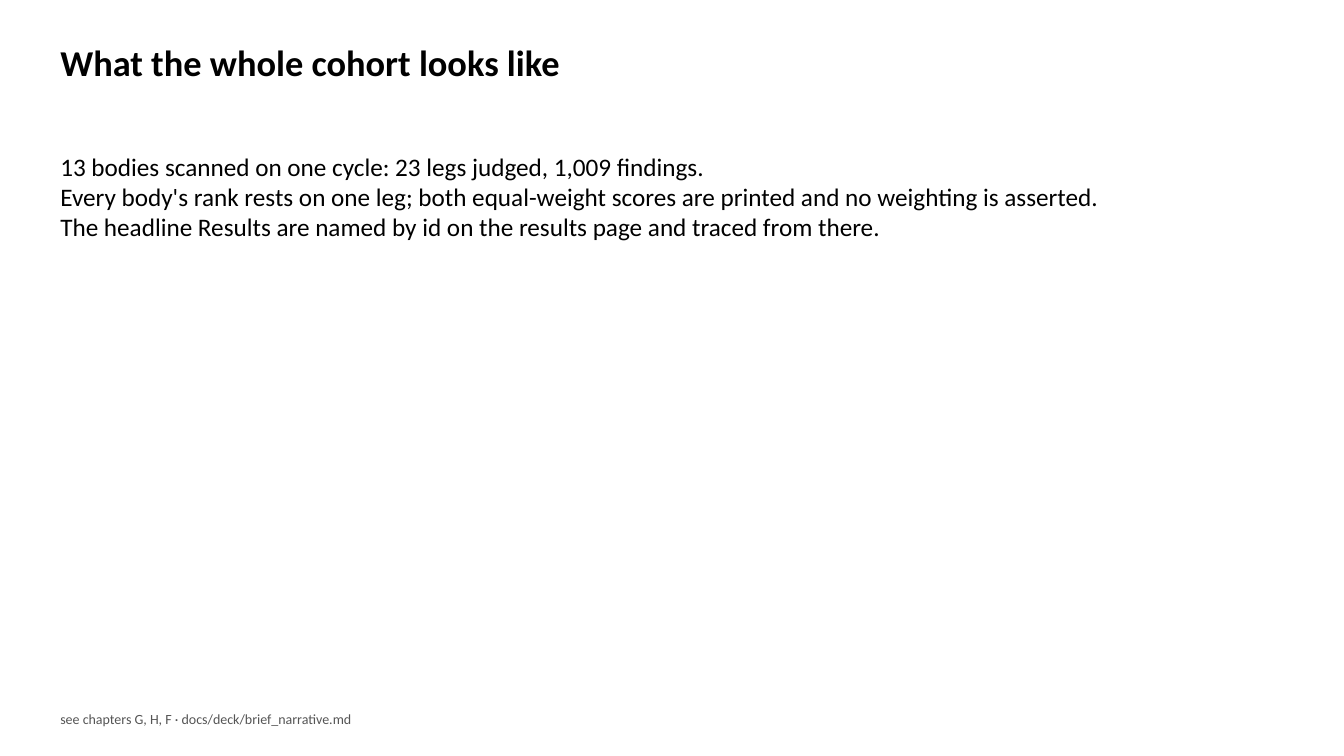
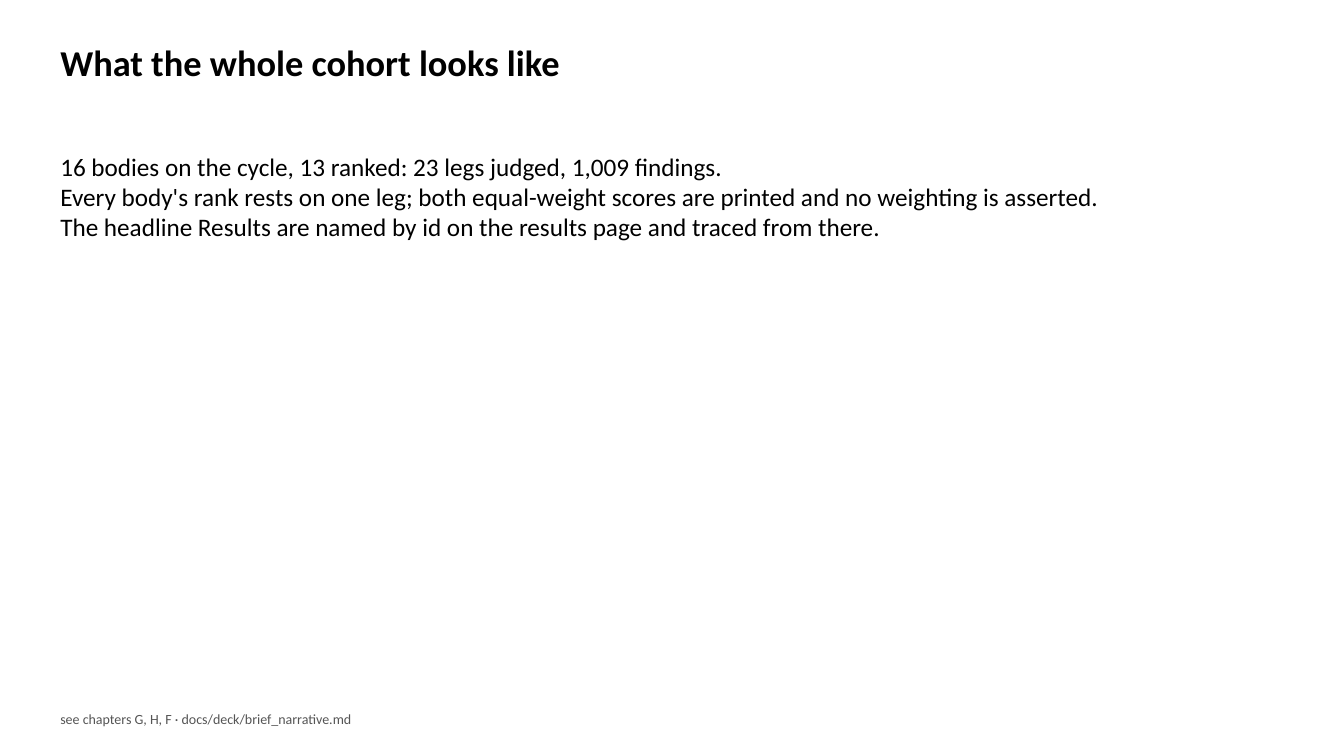
Before and after one commit to brockwebb/ai-readiness-kg, a slide deck: slide 9 of docs/deck/brief_deck.pptx. Drawn at 1344x756 pixels with LibreOffice and Linux fonts; fonts in the diff are those of the drawing. Boxes give left, top, right and bottom in pixels: in the first picture for what was removed or moved away, otherwise in the second. Text is boxed around its words. In the diff, an @@ line names an element or a change of style, - is before the commit and + after.

```diff
--- a/docs/deck/brief_deck.pptx
+++ b/docs/deck/brief_deck.pptx
@@ text at <box>60,158,722,181</box>: text changed @@
-13 bodies scanned on one cycle: 23 legs judged, 1,009 findings.
+16 bodies on the cycle, 13 ranked: 23 legs judged, 1,009 findings.
```
Also in this commit, not shown: 3 other slides changed, 2 other files.
